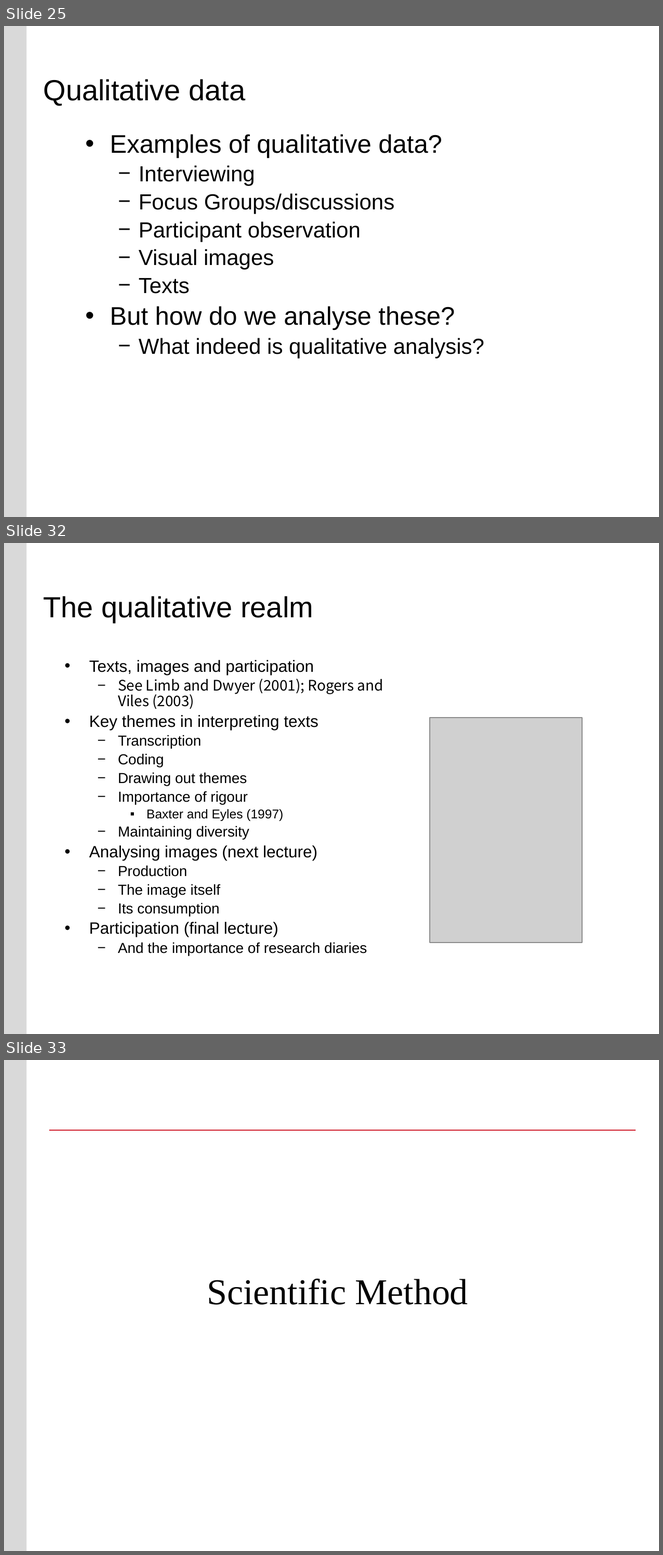
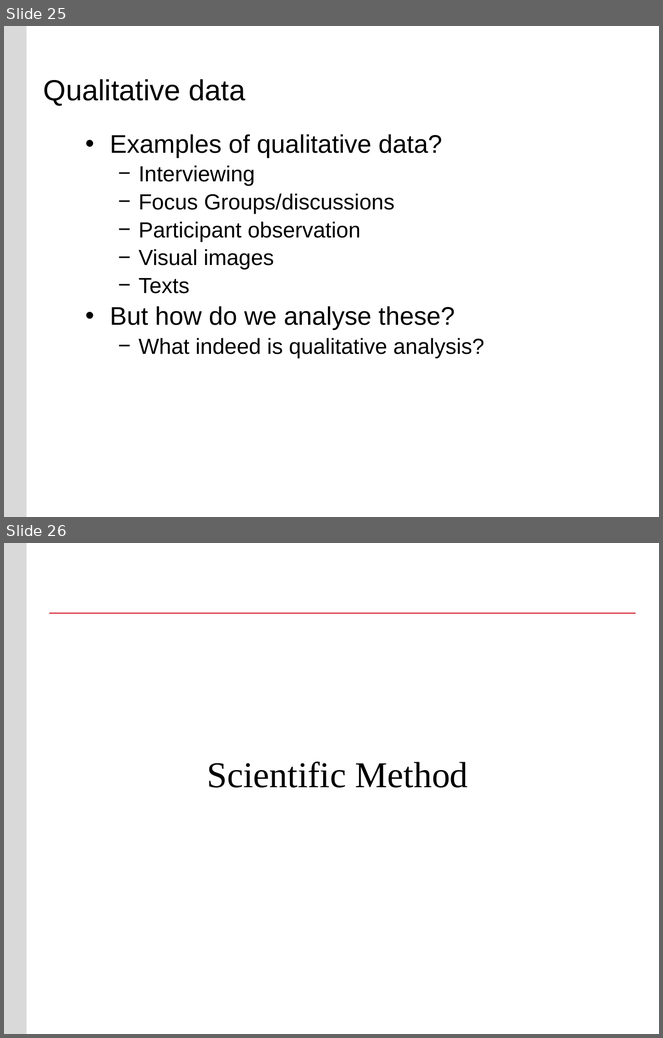
Before and after one commit to buyuhuang/csda1000_FT, a slide deck: day5/1. Lecture/day5_research_design.pptx. Shown one above the other, each under a label of ours: slides 25, 32 and 33 before the commit, slides 25 and 26 after it; the slides between them are not shown. The pictures are 663x1555 and 663x1038 pixels, drawn with LibreOffice and Linux fonts; fonts in the diff are those of the drawing; grey boxes stand for pictures; background and template pictures are left out. Boxes give left, top, right and bottom in pixels: in the first picture for what was removed or moved away, otherwise in the second. Text is boxed around its words. In the diff, an @@ line names an element or a change of style, - is before the commit and + after.

```diff
--- a/day5/1. Lecture/day5_research_design.pptx
+++ b/day5/1. Lecture/day5_research_design.pptx
@@ slide 32 removed at <box>4,543,659,1034</box>, background #FFFFFF; not listed: 1 template element that a slide beside it also shows @@
@@ title removed at <box>44,596,313,623</box> @@
-The qualitative realm
@@ text removed at <box>89,660,384,956</box> @@
-• Texts, images and participation
-  − See Limb and Dwyer (2001); Rogers and Viles (2003)
-• Key themes in interpreting texts
-  − Transcription
-  − Coding
-  − Drawing out themes
-  − Importance of rigour
-    ▪ Baxter and Eyles (1997)
-  − Maintaining diversity
-• Analysing images (next lecture)
-  − Production
-  − The image itself
-  − Its consumption
-• Participation (final lecture)
-  − And the importance of research diaries
@@ picture removed at <box>430,718,582,943</box> @@
@@ what was slide 33 is now slide 26 @@
```
Also in this commit, not shown: 3 slides changed, 12 other slides removed, 52 other files.
